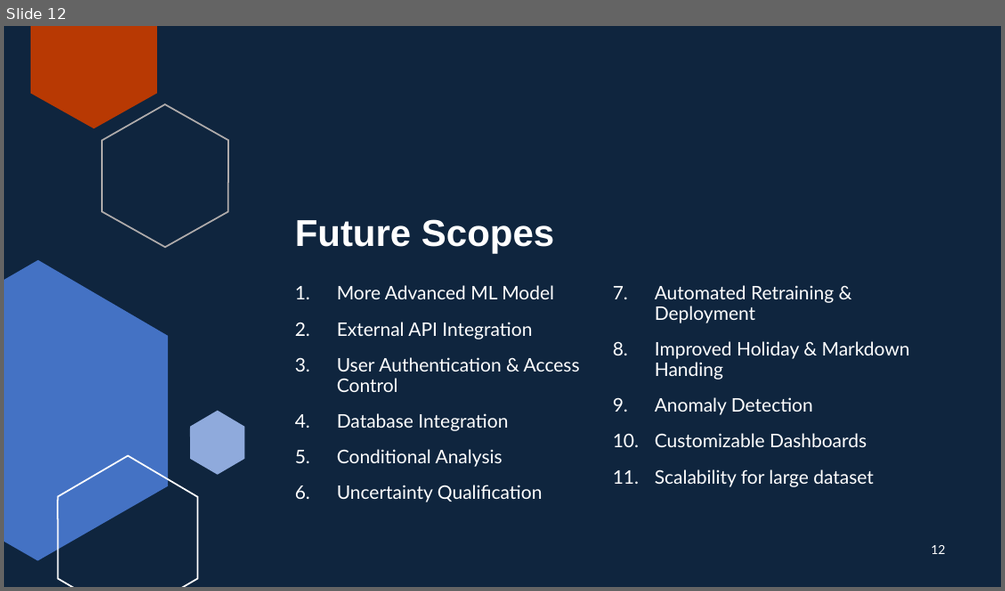
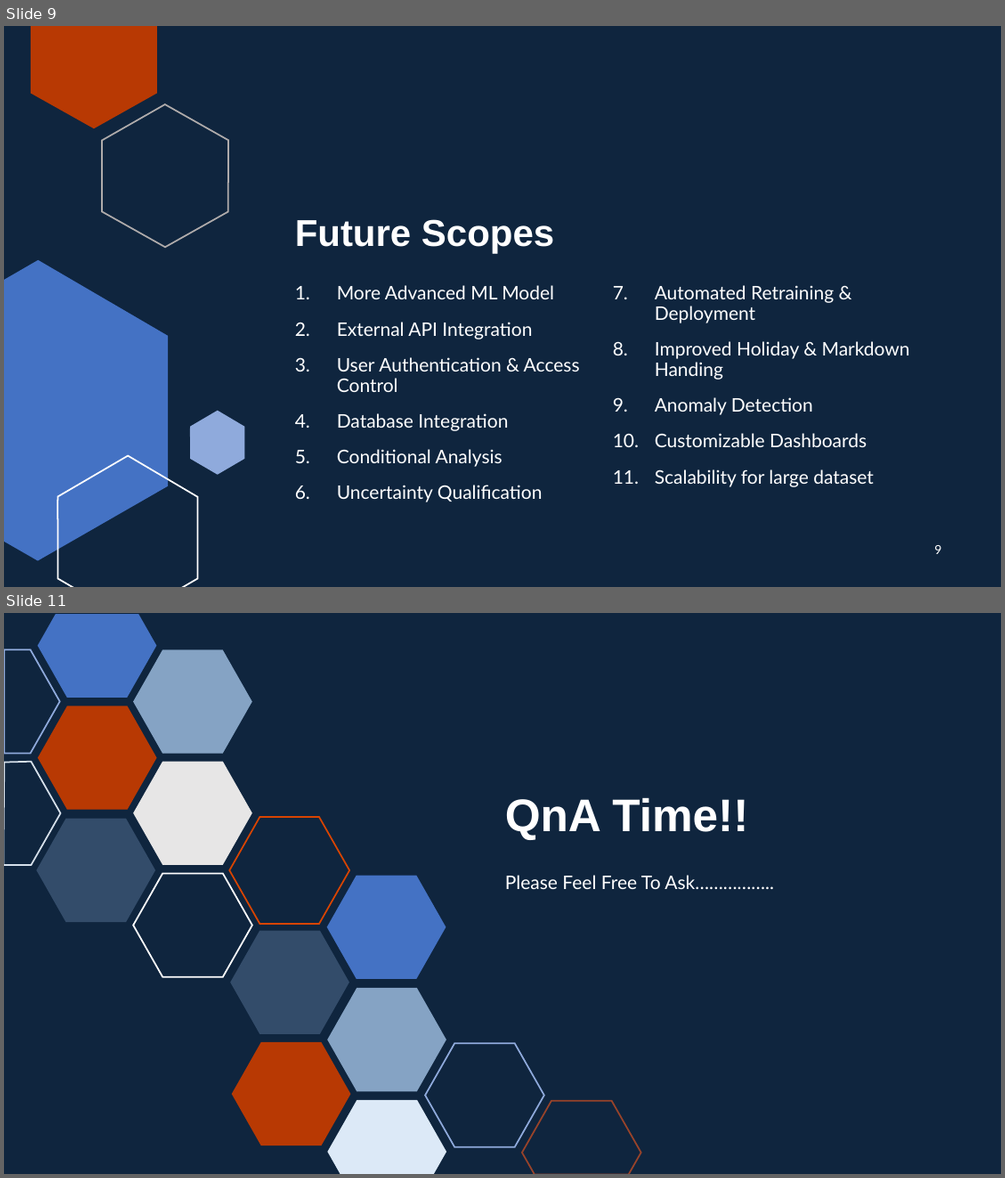
Before and after one commit to AlienMinus/Retail-Sales-Forecast, a slide deck: Docs/Retail Sales Forecasting.pptx. Shown one above the other, each under a label of ours: slide 12 before the commit, slides 9 and 11 after it; the slides between them are not shown. The pictures are 1005x591 and 1005x1178 pixels, drawn with LibreOffice and Linux fonts; fonts in the diff are those of the drawing. Boxes give left, top, right and bottom in pixels: in the first picture for what was removed or moved away, otherwise in the second. Text is boxed around its words. In the diff, an @@ line names an element or a change of style, - is before the commit and + after.

```diff
--- a/Docs/Retail Sales Forecasting.pptx
+++ b/Docs/Retail Sales Forecasting.pptx
@@ slide 11 added at (x1=4, y1=613, x2=1001, y2=1174), background #0F253E @@
@@ freeform shape added at (x1=38, y1=614, x2=156, y2=697), fill #4472C4 @@
@@ freeform shape added at (x1=4, y1=649, x2=59, y2=754), outline #8FAADC 1.5 pt @@
@@ hexagon added at (x1=133, y1=649, x2=252, y2=754), fill #85A3C4 @@
@@ hexagon added at (x1=38, y1=706, x2=156, y2=810), fill #B83903 @@
@@ freeform shape added at (x1=4, y1=762, x2=60, y2=866), outline #D6E0EB 1.5 pt @@
@@ hexagon added at (x1=133, y1=761, x2=252, y2=865), fill #E7E6E6 @@
@@ title added at (x1=505, y1=797, x2=748, y2=840), 44 pt, text #FFFFFF, bold @@
+QnA Time!!
@@ hexagon added at (x1=36, y1=819, x2=155, y2=923), fill #334C6A @@
@@ hexagon added at (x1=230, y1=817, x2=349, y2=925), outline #D84400 1.5 pt @@
@@ hexagon added at (x1=133, y1=873, x2=252, y2=977), outline #FFFFFF 1.5 pt @@
@@ hexagon added at (x1=327, y1=876, x2=446, y2=980), fill #4472C4 @@
@@ text added at (x1=505, y1=875, x2=774, y2=889), 18 pt, text #FFFFFF @@
+Please Feel Free To Ask……………..
@@ hexagon added at (x1=231, y1=930, x2=349, y2=1034), fill #334C6A @@
@@ hexagon added at (x1=327, y1=988, x2=446, y2=1092), fill #85A3C4 @@
@@ hexagon added at (x1=231, y1=1042, x2=350, y2=1146), fill #B83903 @@
@@ hexagon added at (x1=425, y1=1043, x2=544, y2=1147), outline #8FAADC 1.5 pt @@
@@ freeform shape added at (x1=328, y1=1100, x2=446, y2=1174), fill #DCE9F7 @@
@@ freeform shape added at (x1=522, y1=1101, x2=641, y2=1174), outline #98432A 1.5 pt @@
@@ what was slide 12 is now slide 9 @@
@@ page number at (x1=934, y1=545, x2=941, y2=554): text changed @@
-12
+9
```
Also in this commit, not shown: 3 slides changed, 1 other slide added, 4 slides removed, 1 other file.
